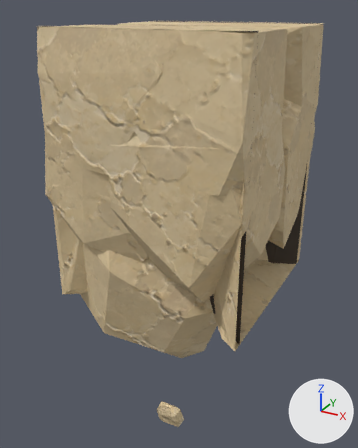
What one commit did to the glTF model assets/custom/models/ground_modules/ground_bottom_square_strip_08.glb.
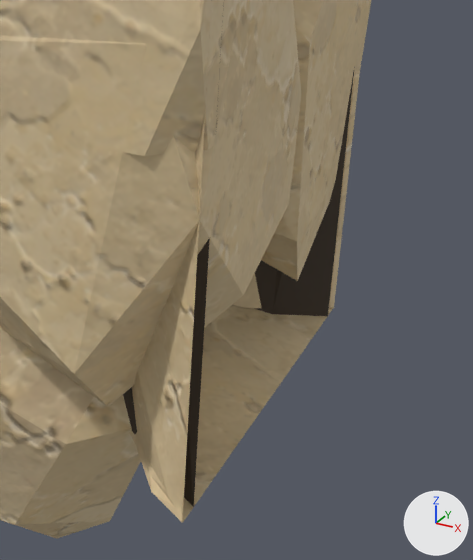
The first picture shows the older version from a camera (50 mm lens) standing at (1.65, -1.71, 1.08) and looking at (0.46, 0.46, -0.01). The close-ups show the older and then the newer version on the part from 44% to 100% of the width and 29% to 82% of the height of that picture. Only the edits that show in the close-ups are written down. Arrows for +X, +Y and +Z are at lower right; the lights stay in place.

Objects in the first close-up: 'GroundBottomSquareStrip08_Body'.
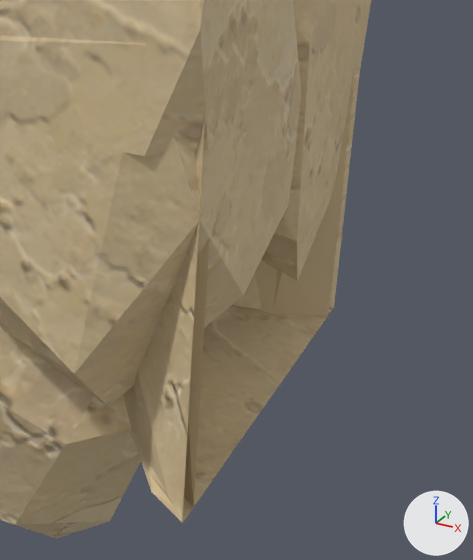
Pixel boxes (x1, y1, x2, y2) of what changed, in the close-ups (473 x 560 px):
'GroundBottomSquareStrip08_Body', recoloured: (120, 69, 357, 509) in both

The change, as a diff of the scene's bpy script:
```diff
--- a/assets/custom/models/ground_modules/ground_bottom_square_strip_08.glb.py
+++ b/assets/custom/models/ground_modules/ground_bottom_square_strip_08.glb.py
@@ mat_groundmodulerecess @@
 mat_groundmodulerecess = principled_material('GroundModuleRecess')
-mat_groundmodulerecess.base_color = (0.06, 0.045, 0.032)  # brown #453c32
+mat_groundmodulerecess.base_color = (0.61, 0.48, 0.28)  # beige #cdb890
 mat_groundmodulerecess.roughness = 0.95
```
